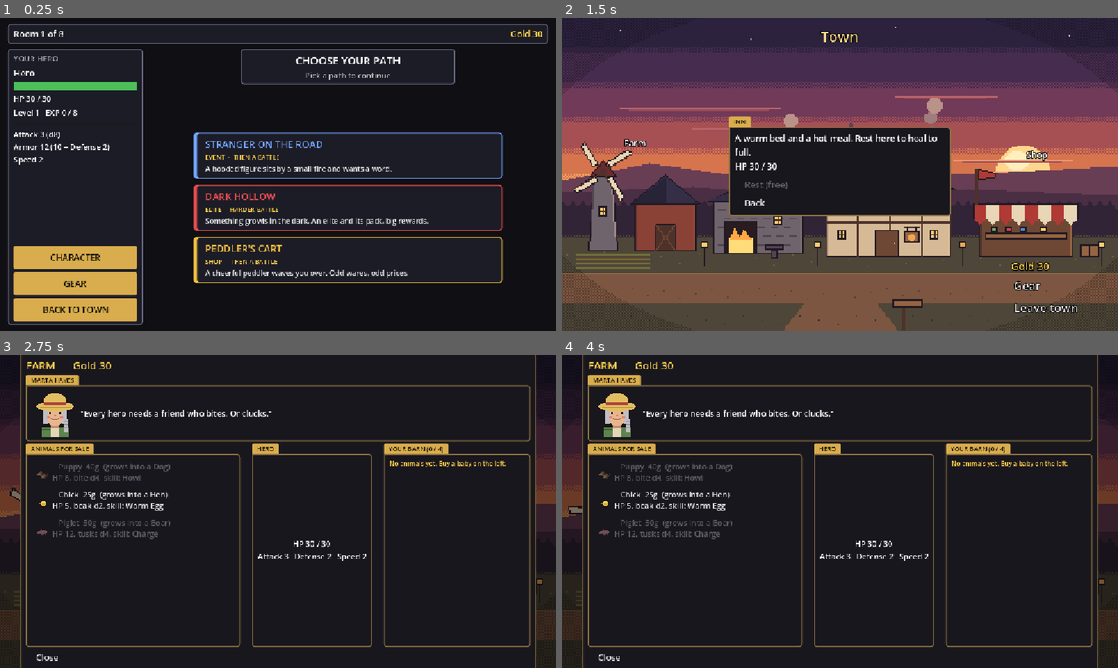
Above: before the commit, frames 1-4 (two rows, left to right).
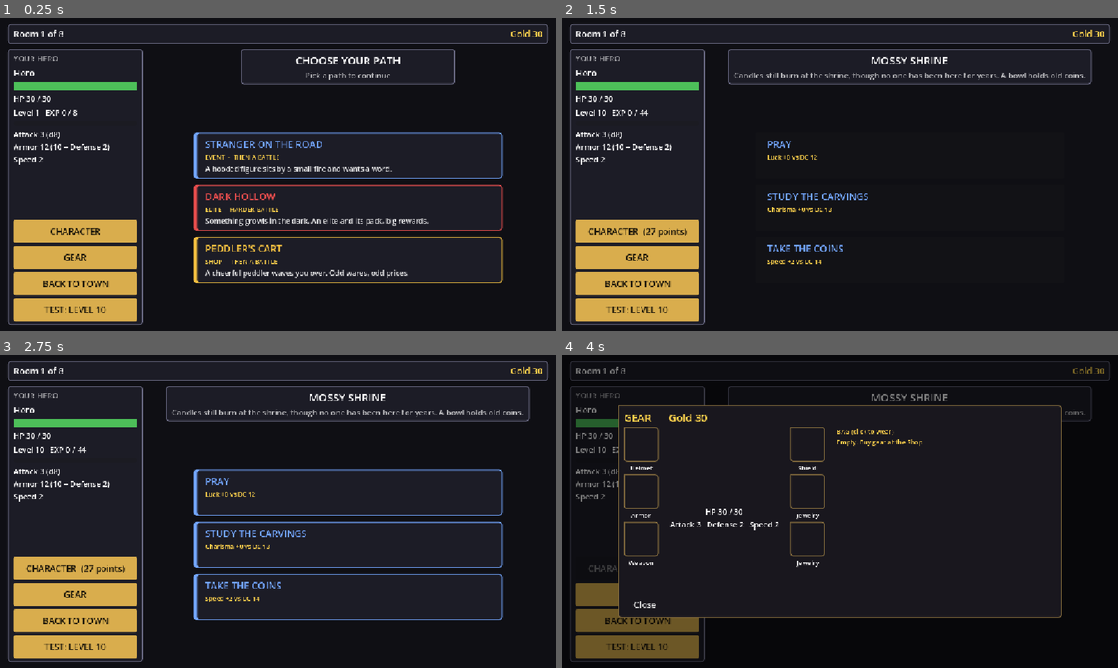
Above: after the commit, the same moments.

Repository: khasmn/project-k
Game: Godot game, scene res://scenes/path/path.tscn
The game is run twice, just before and just after one commit, with the same random seed, the same clock (stepped at 60 frames per second) and the same inputs. This scene is started directly instead of the project's main scene.
Inputs (mouse positions are in pixels of both pictures, inside the frame that each line leads up to):
- Up to frame 1 (0.25 s): no input
- Up to frame 2 (1.5 s): click (639, 309) at 0.5 s, where only the run after the commit has a clickable "TEST: LEVEL 10"; click (912, 155) at 1.27 s
- Up to frame 3 (2.75 s): click (72, 542) at 2 s, where only the run before the commit has a clickable "Farm"
- Up to frame 4 (4 s): click (639, 567) at 2.75 s, where only the run after the commit has a clickable "CHARACTER (27 points)"; click (639, 596) at 3.5 s, where only the run after the commit has a clickable "GEAR"

The runs differ from the first frame. In frame 1, 2.1% of the frame differs, in the area x 2-25%, y 64-95%; in frame 2, 81%, in the area x 0-100%, y 0-100%; in frame 3, 21%; in frame 4, 17%.

Commit message:
Add a debug-only level 10 test button
Co-Authored-By: Claude Opus 5.5 <noreply@anthropic.com>

Diff:
--- a/scripts/path/path_screen.gd
+++ b/scripts/path/path_screen.gd
@@ -38,6 +38,12 @@
 	town_button.tooltip_text = "Go back to town. The chapter starts again from room 1;\nyou keep your level, gear, gold and materials."
 	town_button.pressed.connect(_back_to_town)
 	gear_button.add_sibling(town_button)
+	if OS.is_debug_build():  # true when run from the Godot editor, false in an exported game
+		var test_button: Button = %CharacterButton.duplicate()
+		test_button.text = "TEST: LEVEL 10"
+		test_button.tooltip_text = "Testing only: gain the EXP to reach level %d (with its stat points)." % Evolution.LEVEL
+		test_button.pressed.connect(_test_level_up)
+		town_button.add_sibling(test_button)
 	add_child(gear_window)
 	dice.alignment = BoxContainer.ALIGNMENT_CENTER
 	Dice.recording = Settings.animate_dice
@@ -223,6 +229,13 @@
 		_update_sidebar()
 
 
+func _test_level_up() -> void:
+	while Run.level < Evolution.LEVEL:
+		Run.gain_exp(Run.exp_needed() - Run.experience)
+	_update_sidebar()
+	_show_doors()
+
+
 func _back_to_town() -> void:
 	Run.restart_chapter()
 	get_tree().change_scene_to_file(TOWN_SCENE)
Not shown, changed: docs/memory/progress.md
